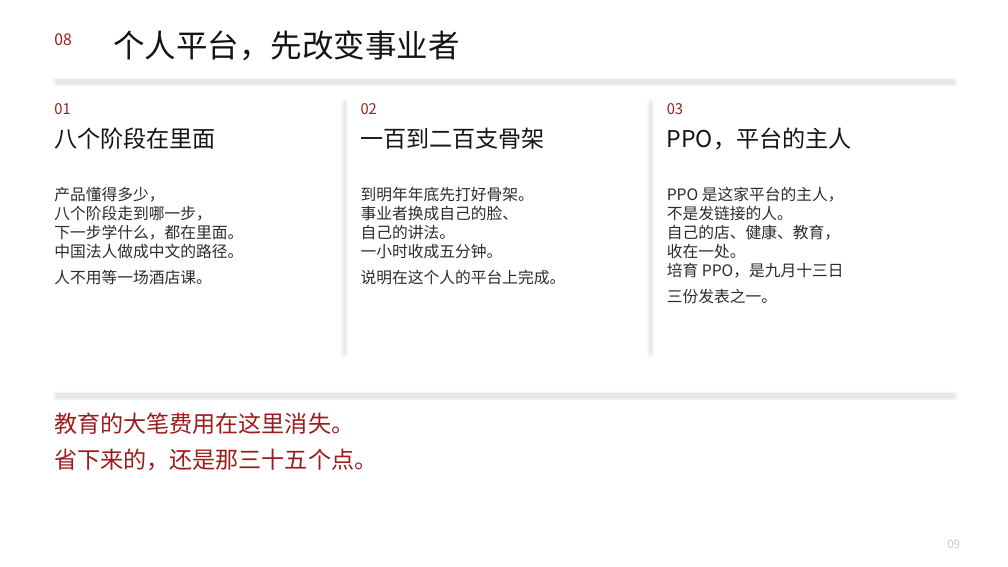
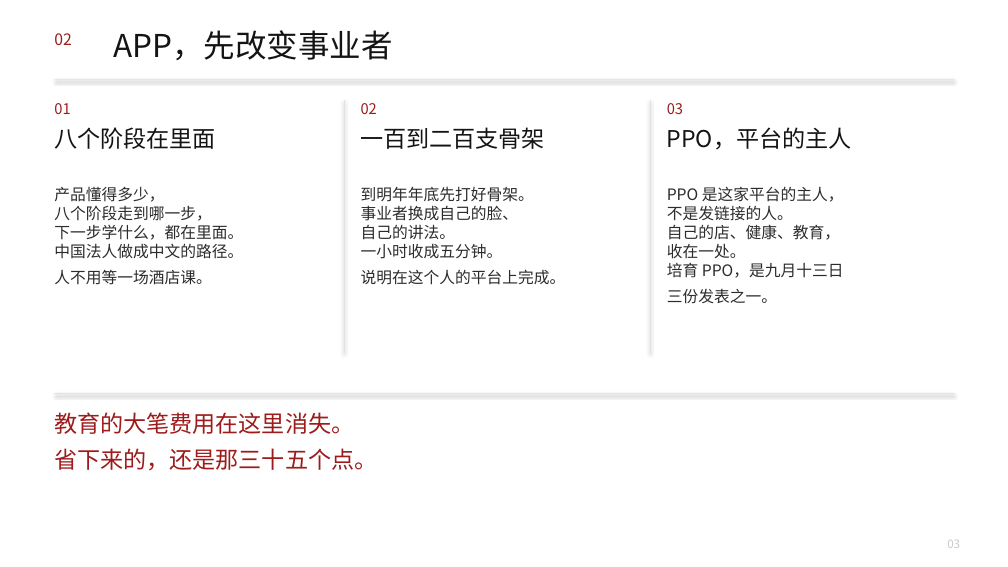
Before and after one commit to headshot9999/xiaoyi, a slide deck: slide 3 of 艾多美何以成为100兆韩元企业.pptx (slide 9 before the commit). Drawn at 1008x567 pixels with LibreOffice and Linux fonts; fonts in the diff are those of the drawing. Boxes give left, top, right and bottom in pixels: in the first picture for what was removed or moved away, otherwise in the second. Text is boxed around its words. In the diff, an @@ line names an element or a change of style, - is before the commit and + after.

```diff
--- a/艾多美何以成为100兆韩元企业.pptx
+++ b/艾多美何以成为100兆韩元企业.pptx
@@ text at (x1=54, y1=33, x2=71, y2=45): text changed @@
-08
+02
@@ text at (x1=113, y1=30, x2=392, y2=60): text changed @@
-个人平台，先改变事业者
+APP，先改变事业者
```
Also in this commit, not shown: 15 other slides changed, 3 other files.
